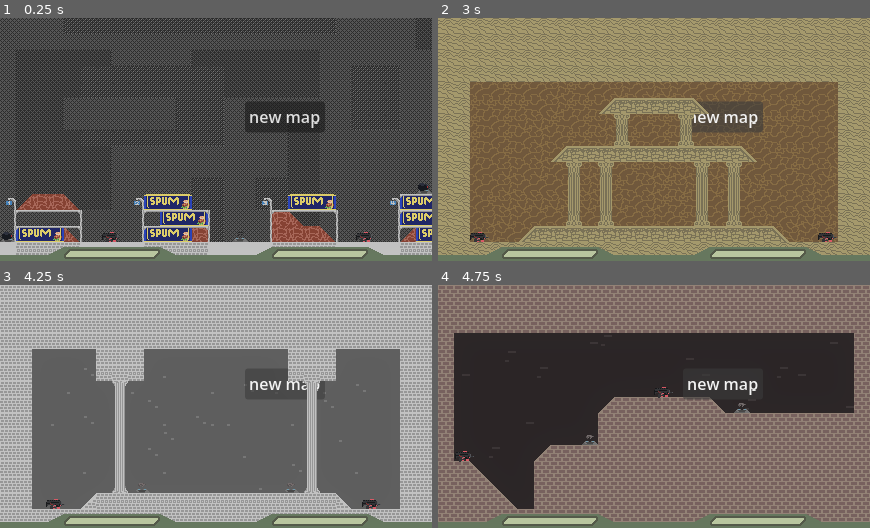
Above: before the commit, frames 1-4 (two rows, left to right).
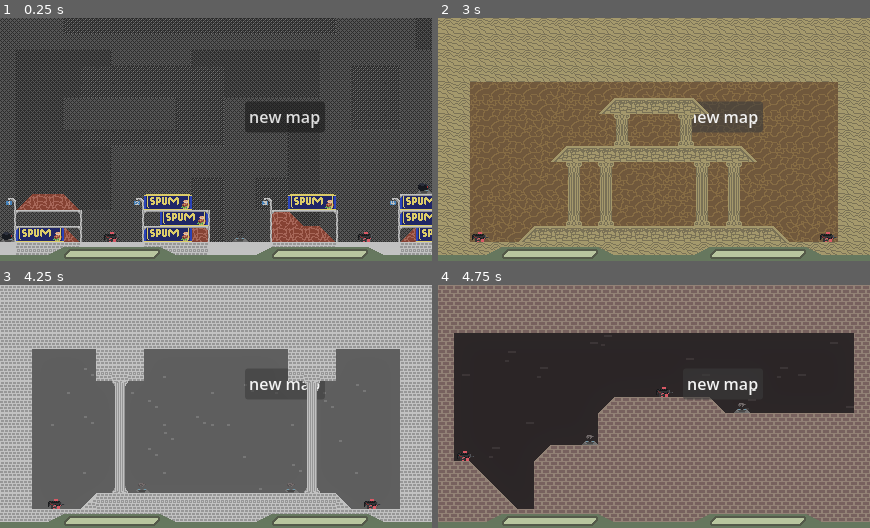
Above: after the commit, the same moments.

Repository: snuggyizme/horse-fishstick
Game: Godot game, scene res://scenes/main.tscn
The game is run twice, just before and just after one commit, with the same random seed, the same clock (stepped at 60 frames per second) and the same inputs. The project has no main scene, so this scene is started directly.
Inputs:
- Up to frame 1 (0.25 s): no input
- Up to frame 2 (3 s): click "new map" at 0.5 s; click "new map" at 1.25 s; click "new map" at 2 s; tap Enter at 2.75 s
- Up to frame 3 (4.25 s): tap Space at 3.5 s
- Up to frame 4 (4.75 s): tap Enter at 4.25 s

The runs differ from the first frame. In frame 1, less than 0.1% of the frame differs, in the area x 23-86%, y 88-93%; in frame 2, less than 0.1%, in the area x 7-92%, y 88-93%; in frame 3, less than 0.1%; in frame 4, less than 0.1%.

Commit message:
pre projectile weapons

Diff:
--- a/guns/mp7.tres
+++ b/guns/mp7.tres
@@ -5,7 +5,7 @@
 
 [resource]
 script = ExtResource("1_gq3x3")
-damage = 3.5
+damage = 5.5
 rateOfFire = 0.1
 rangeLimit = 200
 recoil = 0.6
--- a/scenes/main.tscn
+++ b/scenes/main.tscn
@@ -33,7 +33,7 @@
 [node name="WorldEnvironment" type="WorldEnvironment" parent="." unique_id=1121889957]
 environment = SubResource("Environment_sugp2")
 
-[node name="i love you man" type="Sprite2D" parent="." unique_id=450233664]
+[node name="silent observer" type="Sprite2D" parent="." unique_id=450233664]
 z_index = 50
 position = Vector2(441.915, -18)
 texture = ExtResource("2_jyhfs")
--- a/scenes/spawner.tscn
+++ b/scenes/spawner.tscn
@@ -2,6 +2,7 @@
 
 [ext_resource type="Texture2D" uid="uid://bauq0lxsl05kv" path="res://assets/sprites/spawner.png" id="1_2vbf6"]
 [ext_resource type="Script" uid="uid://0slklfi1evwd" path="res://scripts/spawner.gd" id="1_ik2nu"]
+[ext_resource type="FontFile" uid="uid://b6vs2mj480kyp" path="res://assets/fonts/toxigenesis bd.otf" id="3_tx2ig"]
 
 [sub_resource type="AtlasTexture" id="AtlasTexture_ik2nu"]
 atlas = ExtResource("1_2vbf6")
@@ -36,6 +37,14 @@
 [sub_resource type="ConvexPolygonShape2D" id="ConvexPolygonShape2D_ik2nu"]
 points = PackedVector2Array(0, 0, 3, 3, 3, 4, -13, 4, -13, 3, -10, 0)
 
+[sub_resource type="FontVariation" id="FontVariation_tx2ig"]
+base_font = ExtResource("3_tx2ig")
+spacing_glyph = 1
+
+[sub_resource type="StyleBoxEmpty" id="StyleBoxEmpty_6bbd6"]
+
+[sub_resource type="StyleBoxEmpty" id="StyleBoxEmpty_cmhla"]
+
 [node name="spawner" type="Node2D" unique_id=841179750]
 script = ExtResource("1_ik2nu")
 
@@ -56,5 +65,24 @@
 shape = SubResource("ConvexPolygonShape2D_ik2nu")
 debug_color = Color(0.3764706, 0.23921569, 0.81960785, 0.8)
 
+[node name="Label" type="Label" parent="." unique_id=1434755856]
+z_index = 9
+texture_filter = 3
+offset_left = -53.0
+offset_top = -15.0
+offset_right = 53.0
+offset_bottom = -2.0
+theme_override_colors/font_color = Color(0.87384486, 0.91018116, 0.8980691, 1)
+theme_override_colors/font_shadow_color = Color(0, 0, 0, 0.26666668)
+theme_override_colors/font_outline_color = Color(0, 0, 0, 1)
+theme_override_constants/outline_size = 2
+theme_override_constants/shadow_outline_size = 0
+theme_override_fonts/font = SubResource("FontVariation_tx2ig")
+theme_override_font_sizes/font_size = 7
+theme_override_styles/normal = SubResource("StyleBoxEmpty_6bbd6")
+theme_override_styles/focus = SubResource("StyleBoxEmpty_cmhla")
+text = "no assigned gun"
+horizontal_alignment = 1
+
 [connection signal="body_entered" from="range" to="." method="bodyEntered"]
 [connection signal="body_exited" from="range" to="." method="bodyExited"]
--- a/scripts/spawner.gd
+++ b/scripts/spawner.gd
@@ -4,7 +4,12 @@
 
 var playersInRange = []
 
+@onready var label = $Label
+
+var text: String
+
 func _ready() -> void:
+	label.set_text("")
 	updateSprite()
 
 func updateSprite():
@@ -57,6 +62,8 @@
 
 		instance.queue_free()
 
+		text = gun.displayName
+
 func bodyEntered(body: Node2D) -> void:
 	if body.is_in_group("players") and body not in playersInRange:
 		playersInRange.append(body)
@@ -66,6 +73,11 @@
 		playersInRange.erase(body)
 
 func _process(_delta):
+	if len(playersInRange) > 0:
+		label.text = text
+	else:
+		label.text = ""
+
 	for player in playersInRange:
 		if player.justSwapped() and is_instance_valid(player):
 			swapGuns(player)
Binary file added: assets/fonts/toxigenesis bd.otf
Not shown, added: assets/fonts/toxigenesis bd.otf.import
Binary file changed: assets/sprites/guns/mp7.aseprite
Binary file changed: assets/sprites/guns/mp7.png
